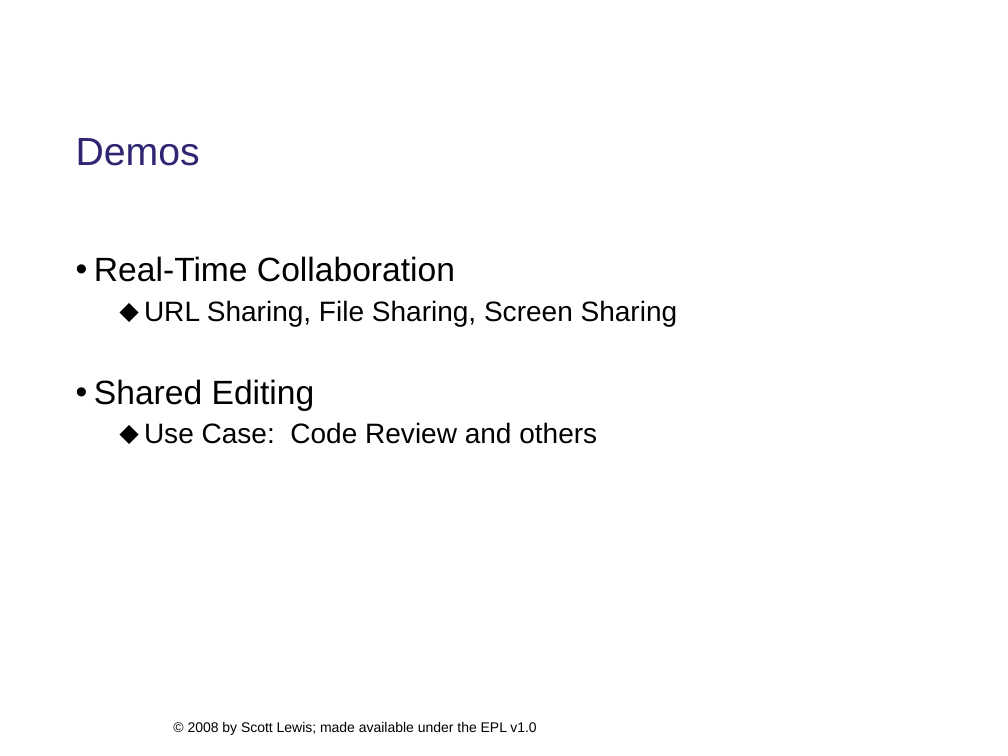
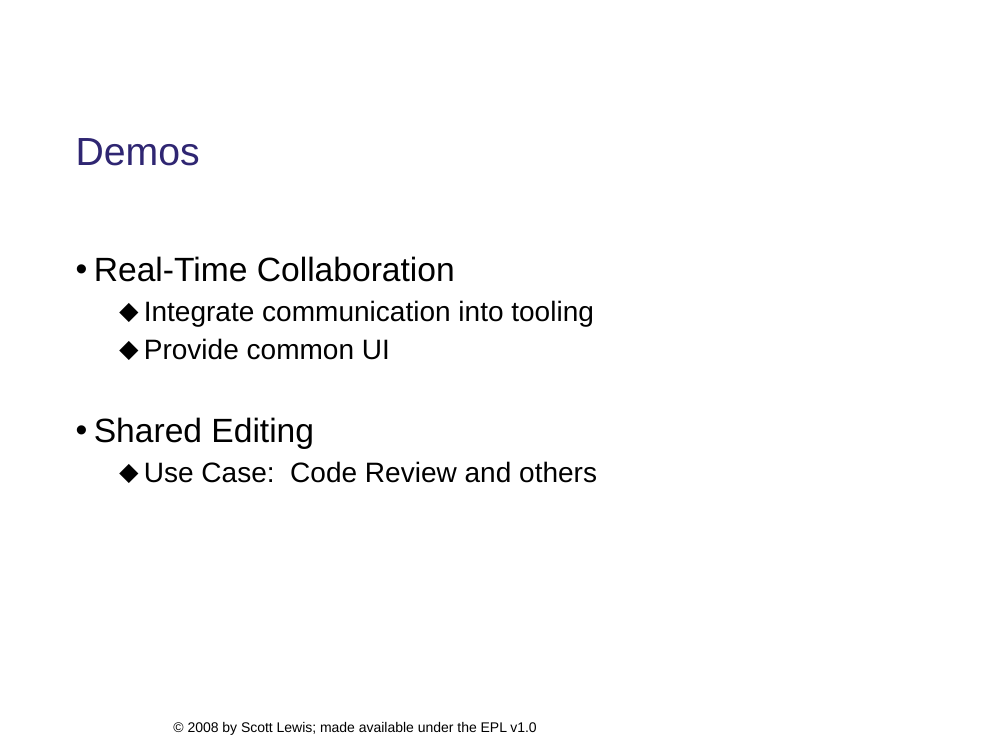
Before and after one commit to eclipse/ecf-website, a slide deck: slide 10 of presentations/eclipsecon2008/longtalk134/ecf_eclipsecon2008_134_DRAFT.ppt. Drawn at 1008x756 pixels with LibreOffice and Linux fonts; fonts in the diff are those of the drawing; background and template pictures are left out. Boxes give left, top, right and bottom in pixels: in the first picture for what was removed or moved away, otherwise in the second. Text is boxed around its words. In the diff, an @@ line names an element or a change of style, - is before the commit and + after.

```diff
--- a/presentations/eclipsecon2008/longtalk134/ecf_eclipsecon2008_134_DRAFT.ppt
+++ b/presentations/eclipsecon2008/longtalk134/ecf_eclipsecon2008_134_DRAFT.ppt
@@ text at <box>144,300,594,360</box>: text changed @@
-  ⬥ URL Sharing, File Sharing, Screen Sharing
+  ⬥ Integrate communication into tooling
+  ⬥ Provide common UI
```
Also in this commit, not shown: 13 other slides changed, 1 other file.
